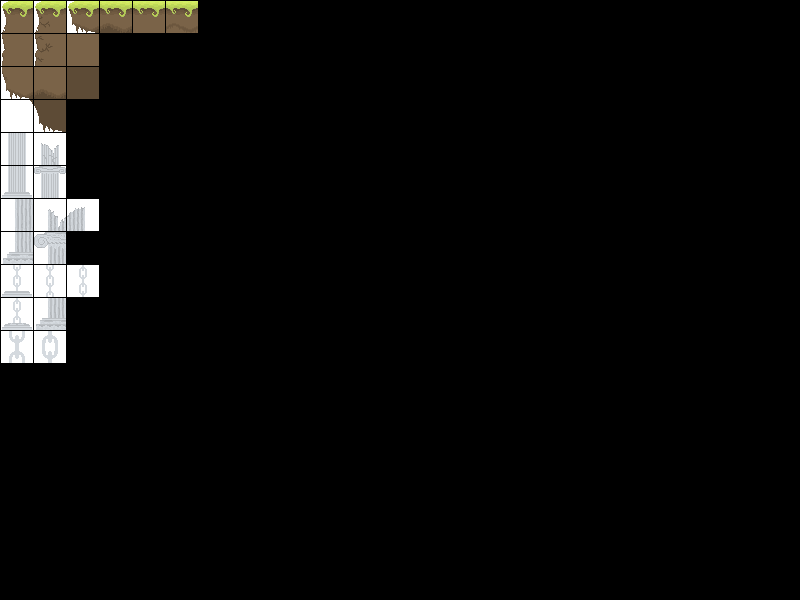
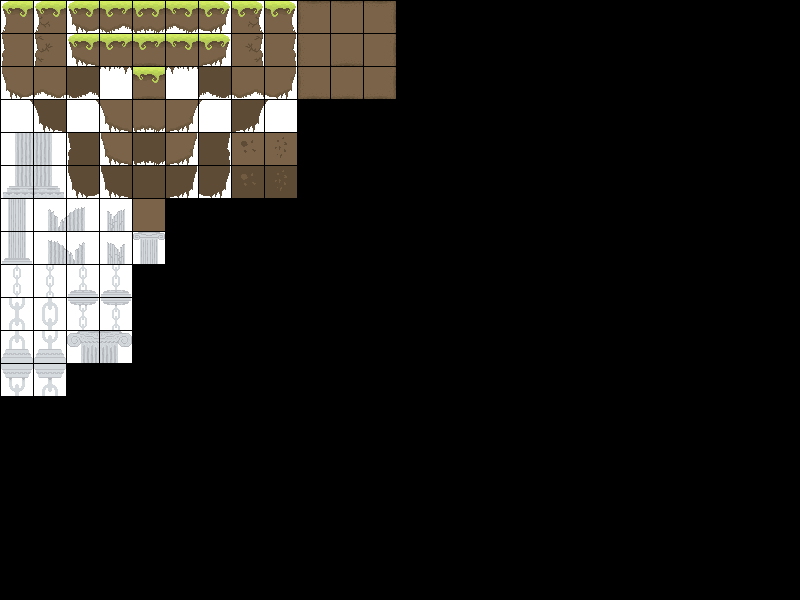
Two versions of the same layered image (800 × 600). Layer-by-layer changes:
renamed "Capa 30" to "Capa 66", painted on it over [1, 1, 396, 396]
